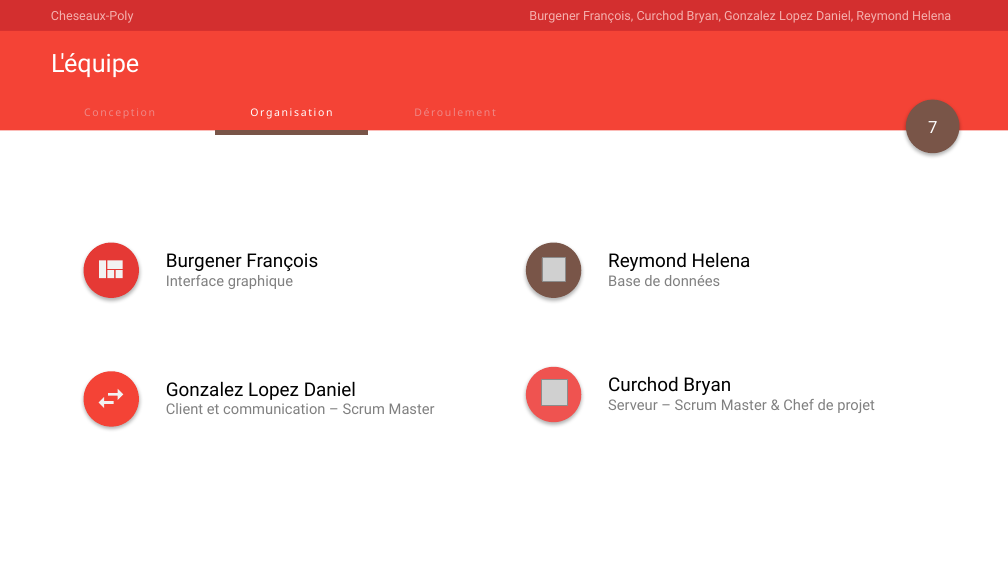
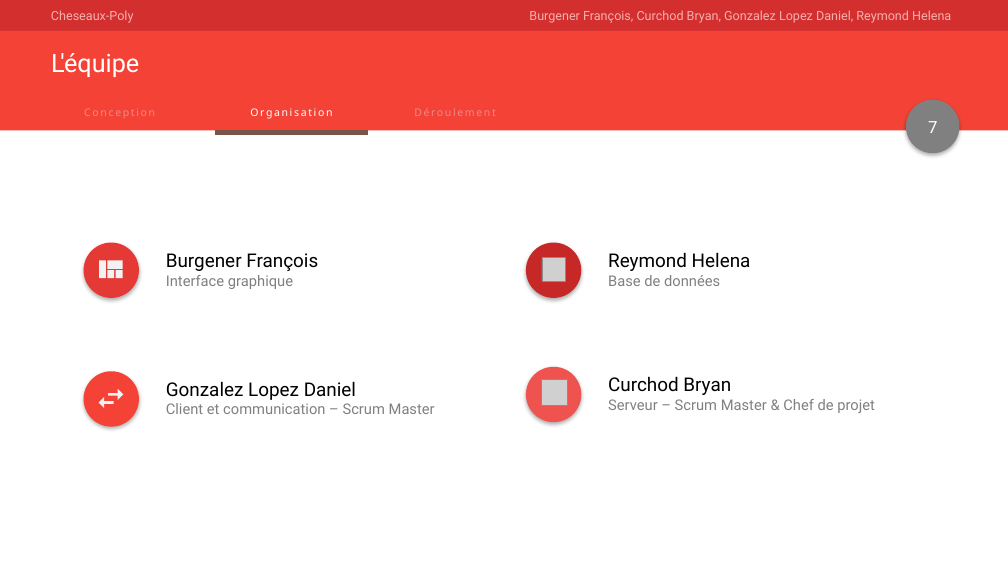
Before and after one commit to Angorance/HEIGVD_Monopoly, a slide deck: slide 7 of Doc/presentation.pptx. Drawn at 1008x567 pixels with LibreOffice and Linux fonts; fonts in the diff are those of the drawing; grey boxes stand for pictures. Boxes give left, top, right and bottom in pixels: in the first picture for what was removed or moved away, otherwise in the second. Text is boxed around its words. In the diff, an @@ line names an element or a change of style, - is before the commit and + after.

```diff
--- a/Doc/presentation.pptx
+++ b/Doc/presentation.pptx
@@ ellipse at box(906, 100, 960, 154): fill #795548 to #808080 @@
@@ ellipse at box(526, 243, 582, 298): fill #795548 to #C62828 @@
```
Also in this commit, not shown: 9 other slides changed, 2 slides added, 2 slides removed.
